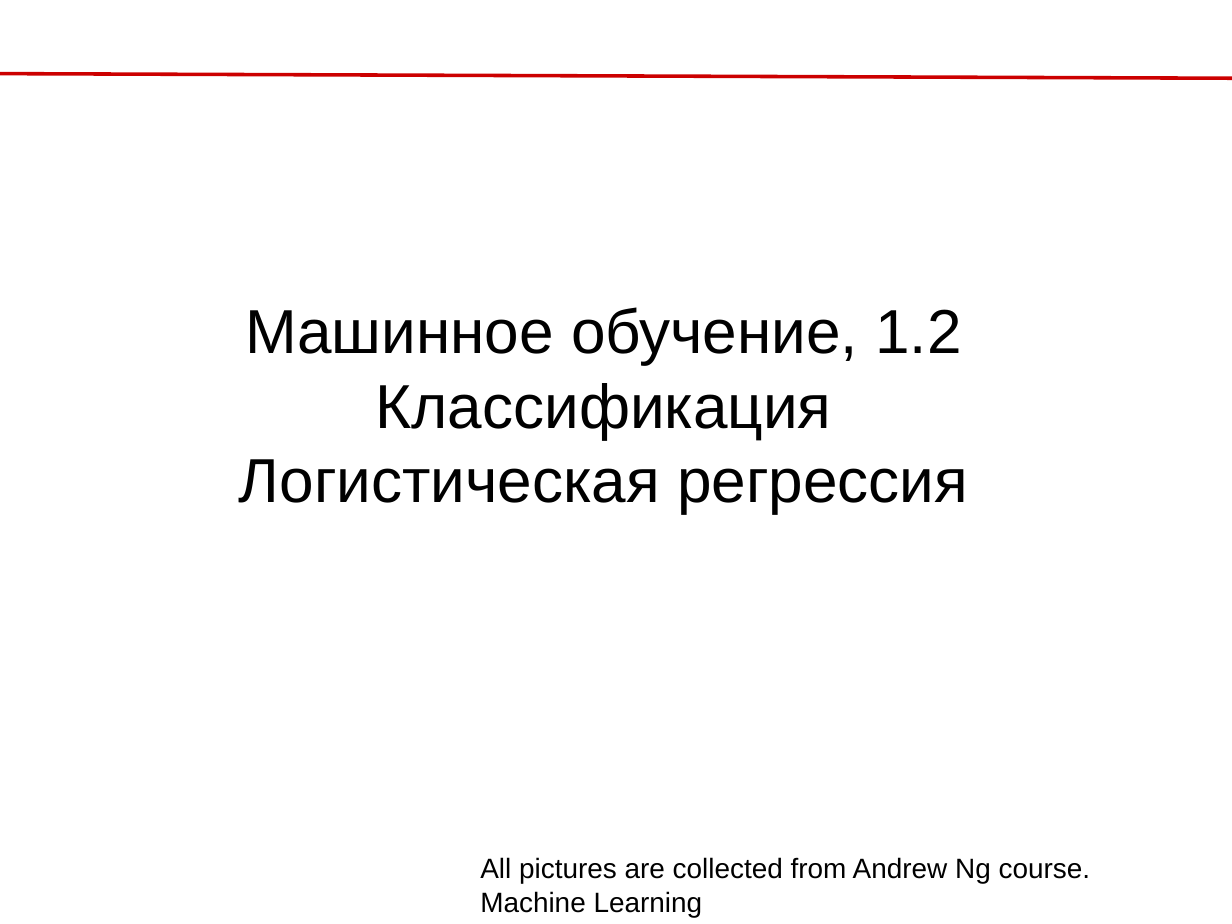
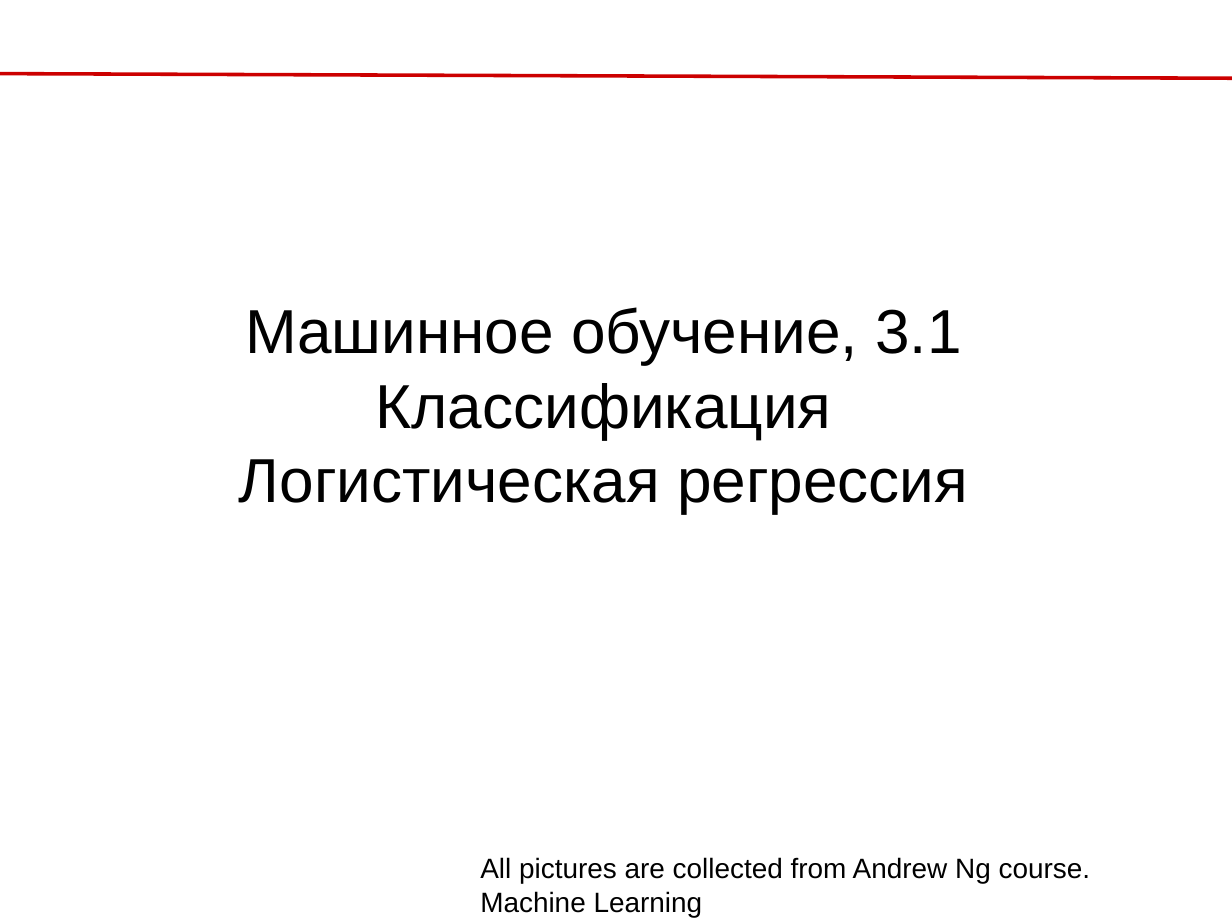
Before and after one commit to rykachevskiy/239, a slide deck: slide 1 of 3.Classification,Logistic_regression/Logistic_regression.odp. Drawn at 1232x924 pixels with LibreOffice and Linux fonts; fonts in the diff are those of the drawing. Boxes give left, top, right and bottom in pixels: in the first picture for what was removed or moved away, otherwise in the second. Text is boxed around its words. In the diff, an @@ line names an element or a change of style, - is before the commit and + after.

```diff
--- a/3.Classification,Logistic_regression/Logistic_regression.odp
+++ b/3.Classification,Logistic_regression/Logistic_regression.odp
@@ text at [245,307,961,365]: text changed @@
-Машинное обучение, 1.2
+Машинное обучение, 3.1
```
Also in this commit, not shown: 1 other slide changed, 4 other files.
